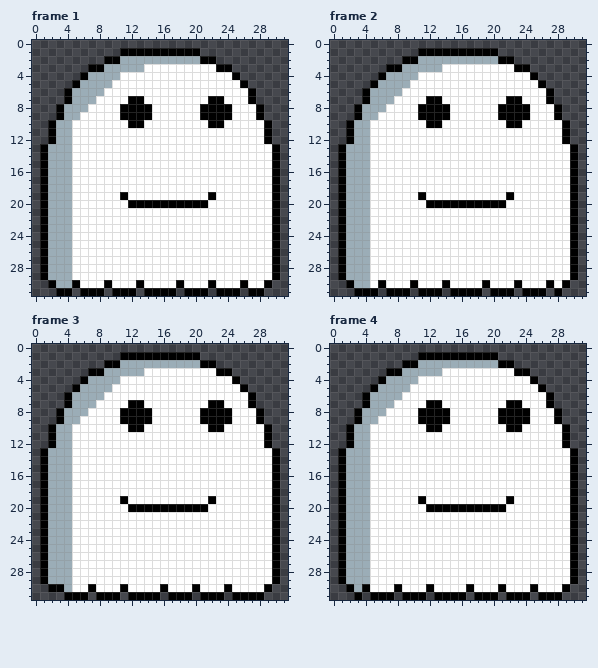
Edited in one commit: pixel-art file (art/ghost.aseprite). Above, as it was before the edit.
32x32 pixels, 4 frames. Shown: frame 1, frame 2, frame 3, frame 4.
After the commit:
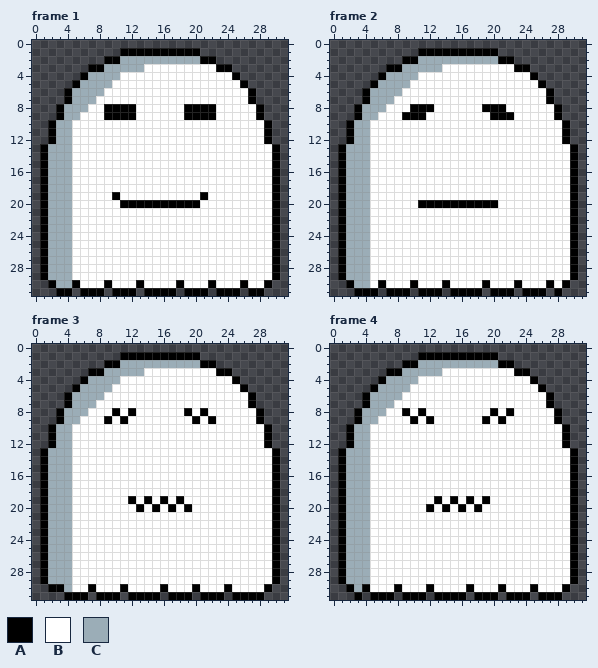
Palette (. is transparent): A #000000  B #ffffff  C #9badb7
Difference:
Frame 1:
Colour B becomes colour A in rows 8 to 9 at x 9 to 10 and 19 to 20; in row 19 at x 10 and 21; in row 20 at x 11.
Colour A becomes colour B in row 7 at x 12 to 13 and 22 to 23; in rows 8 to 9 at x 13 to 14 and 23 to 24; in row 10 at x 12 to 13 and 22 to 23; in row 19 at x 11 and 22; in row 20 at x 21.
Frame 2:
Colour B becomes colour A in row 8 at x 10 and 19 to 20; in row 9 at x 9 to 10 and 20; in row 20 at x 11.
Colour A becomes colour B in row 7 at x 12 to 13 and 22 to 23; in row 8 at x 13 to 14 and 22 to 24; in row 9 at x 12 to 14 and 23 to 24; in row 10 at x 12 to 13 and 22 to 23; in row 19 at x 11 and 22; in row 20 at x 21.
Frame 3:
Colour B becomes colour A in row 8 at x 10 and 19; in row 9 at x 9 and 20; in row 19 at x 12, 14, 16 and 18.
Colour A becomes colour B in row 7 at x 12 to 13 and 22 to 23; in row 8 at x 11, 13 to 14 and 22 to 24; in row 9 at x 12 to 14, 21 and 23 to 24; in row 10 at x 12 to 13 and 22 to 23; in row 19 at x 11 and 22; in row 20 at x 12, 14, 16, 18 and 20 to 21.
Frame 4:
Colour B becomes colour A in row 8 at x 9 and 20; in row 9 at x 10 and 19; in row 19 at x 13, 15, 17 and 19.
Colour A becomes colour B in row 7 at x 12 to 13 and 22 to 23; in row 8 at x 12 to 14, 21 and 23 to 24; in row 9 at x 11, 13 to 14 and 22 to 24; in row 10 at x 12 to 13 and 22 to 23; in row 19 at x 11 and 22; in row 20 at x 13, 15, 17 and 19 to 21.
